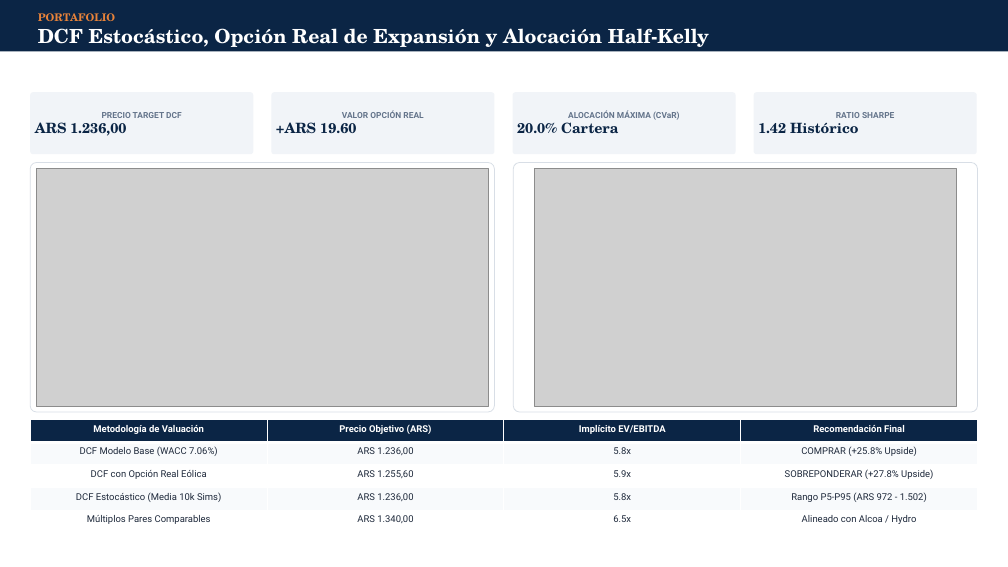
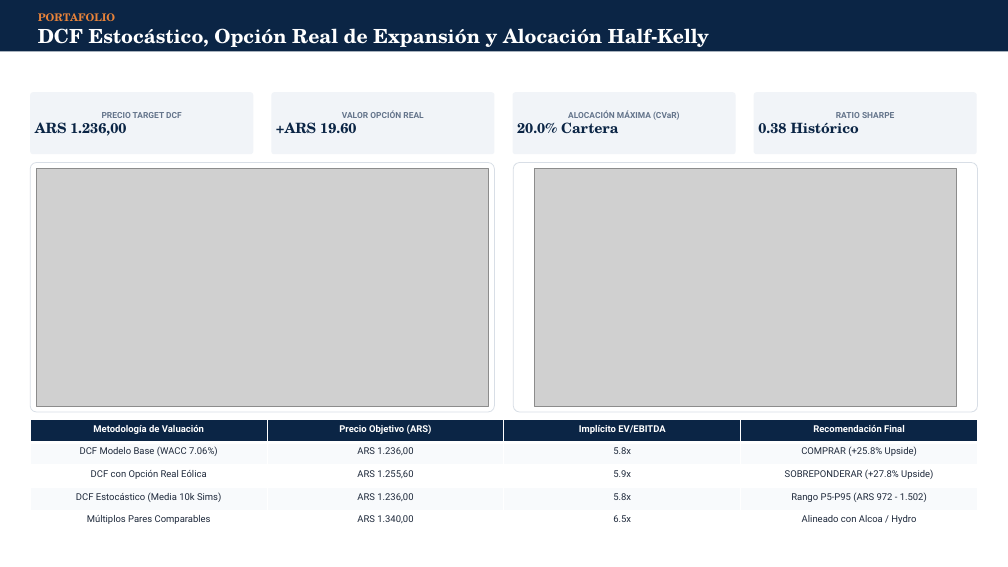
Before and after one commit to federicoagustinchillon-creador/Valuacion, a slide deck: slide 23 of 02_Presentacion_PPTX/Presentacion_Valuacion_Aluar_UNCuyo.pptx. Drawn at 1008x567 pixels with LibreOffice and Linux fonts; fonts in the diff are those of the drawing; grey boxes stand for pictures. Boxes give left, top, right and bottom in pixels: in the first picture for what was removed or moved away, otherwise in the second. Text is boxed around its words. In the diff, an @@ line names an element or a change of style, - is before the commit and + after.

```diff
--- a/02_Presentacion_PPTX/Presentacion_Valuacion_Aluar_UNCuyo.pptx
+++ b/02_Presentacion_PPTX/Presentacion_Valuacion_Aluar_UNCuyo.pptx
@@ text in rounded rectangle at box(758, 122, 859, 133): text changed @@
-1.42 Histórico
+0.38 Histórico
```
Also in this commit, not shown: 6 other files.
